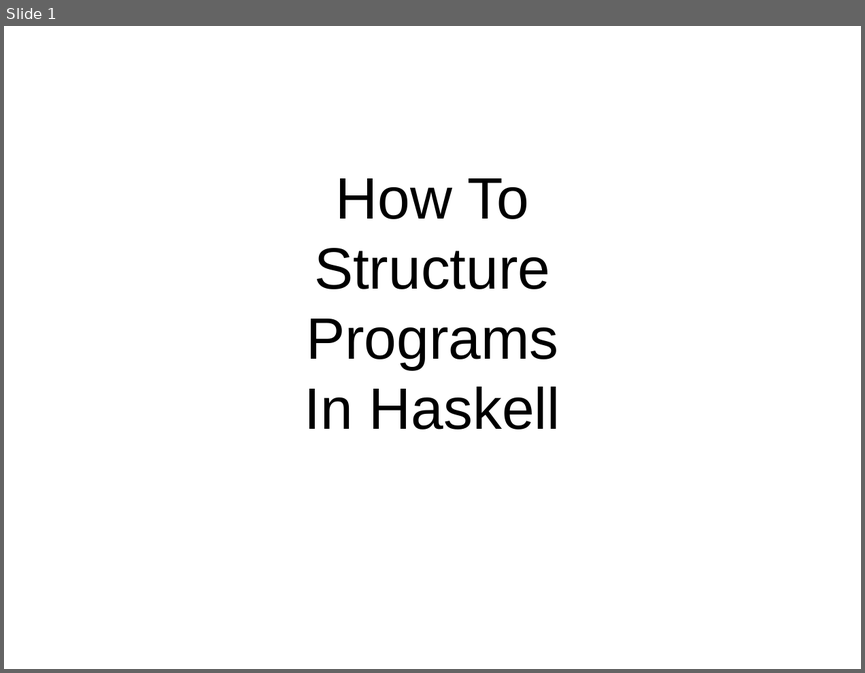
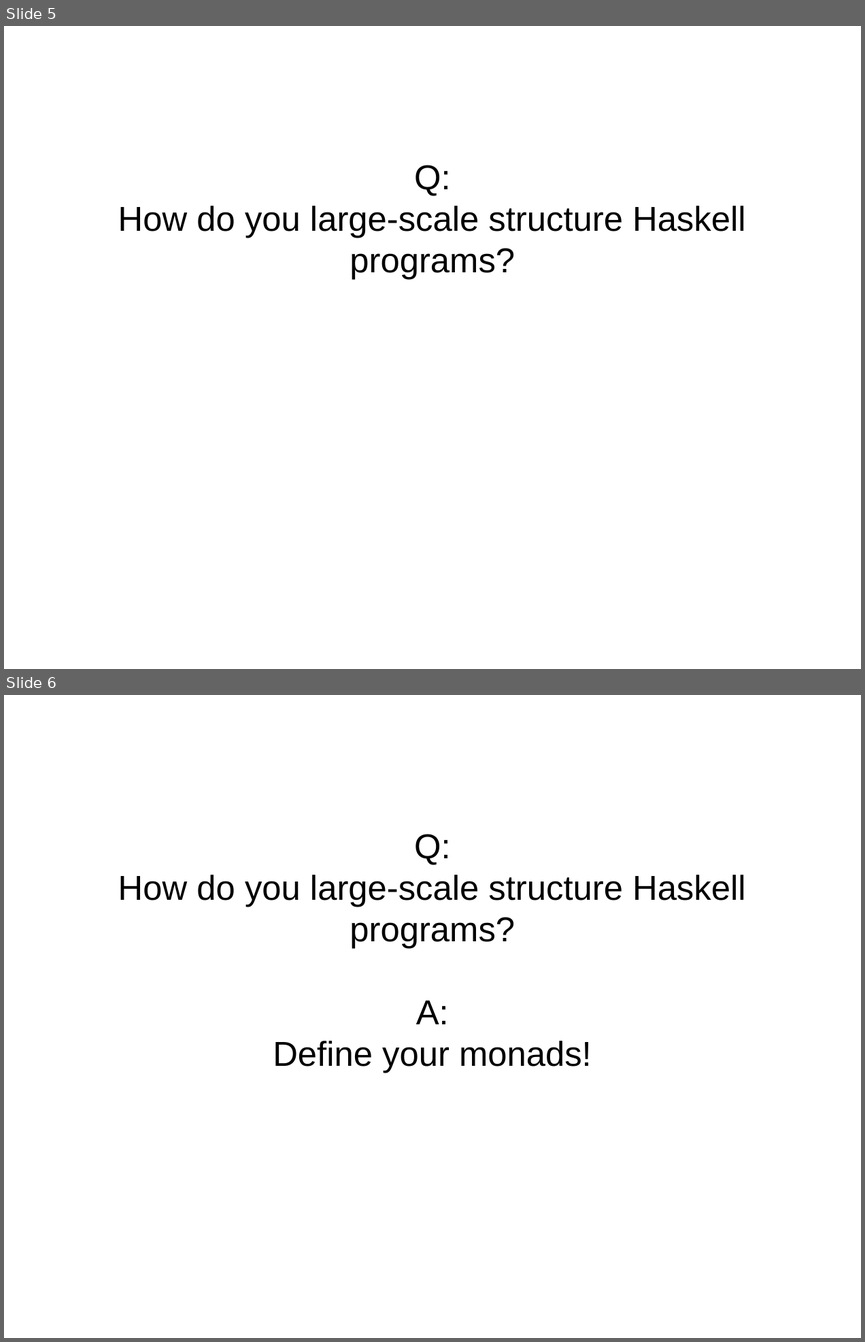
Before and after one commit to bhurt/presentations, a slide deck: hsgems.odp. Shown one above the other, each under a label of ours: slide 1 before the commit, slides 5 and 6 after it. The pictures are 865x673 and 865x1342 pixels, drawn with LibreOffice and Linux fonts; fonts in the diff are those of the drawing. Boxes give left, top, right and bottom in pixels: in the first picture for what was removed or moved away, otherwise in the second. Text is boxed around its words. In the diff, an @@ line names an element or a change of style, - is before the commit and + after.

```diff
--- a/hsgems.odp
+++ b/hsgems.odp
@@ slide 6 added at box(4, 695, 861, 1338), background #FFFFFF @@
@@ subtitle added at box(118, 834, 746, 1073), 32 pt, text #000000 @@
+Q:
+How do you large-scale structure Haskell programs?
+A:
+Define your monads!
@@ what was slide 1 is now slide 5 @@
@@ slide 5 changed as well @@
@@ subtitle at box(118, 165, 746, 280): text changed; size 54 to 32 pt @@
-How To
-Structure
-Programs
-In Haskell
+Q:
+How do you large-scale structure Haskell programs?
```
Also in this commit, not shown: 62 other slides added.
